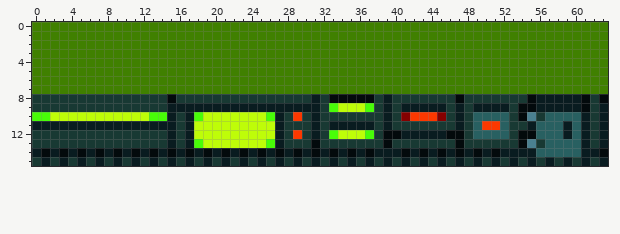
One commit to this pixel-art sprite: sprites/areas/Labs/sprWall6BotTrans.png. The first picture shows the starting point.
The file is 64x16 pixels.
The result:
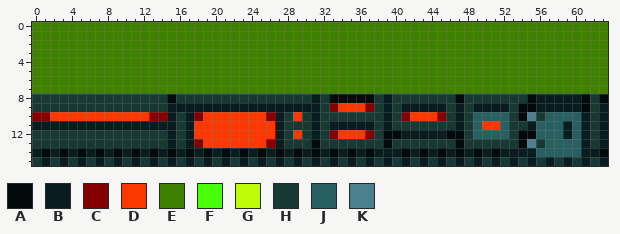
Palette (. is transparent): A #030a0c  B #091c20  C #850000  D #fc3800  E #408000  F #48fd08  G #befd08  H #183933  J #286061  K #4a8090
Changes in this commit:
{"y":9,"x":33,"old":"FGGGF","new":"CDDDC"}
{"y":10,"x":0,"old":"FFGGGGGGGGGGGFF","new":"CCDDDDDDDDDDDCC"}
{"y":10,"x":18,"old":"FGGGGGGGF","new":"CDDDDDDDC"}
{"y":11,"x":18,"old":"GGGGGGGGG","new":"DDDDDDDDD"}
{"y":12,"x":18,"old":"GGGGGGGGG","new":"DDDDDDDDD"}
{"y":12,"x":33,"old":"FGGGF","new":"CDDDC"}
{"y":13,"x":18,"old":"FGGGGGGGF","new":"CDDDDDDDC"}
{"label":"changed","picture_box":[329,103,374,139]}
{"label":"changed","picture_box":[32,112,167,121]}
{"label":"changed","picture_box":[194,112,275,148]}
